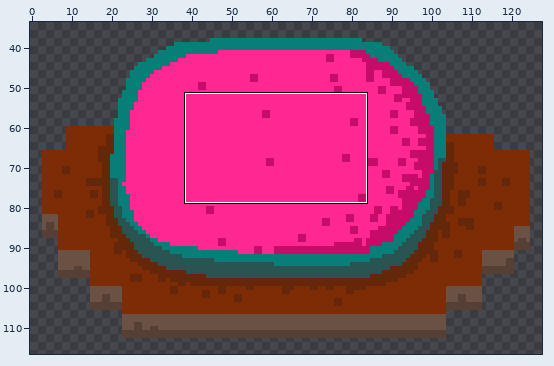
Sprite sheet, stored at assets/img/game/QTE/bouton_01b.png. Above, an overview of the earlier version with the close-up marked.
Close-up. Before:
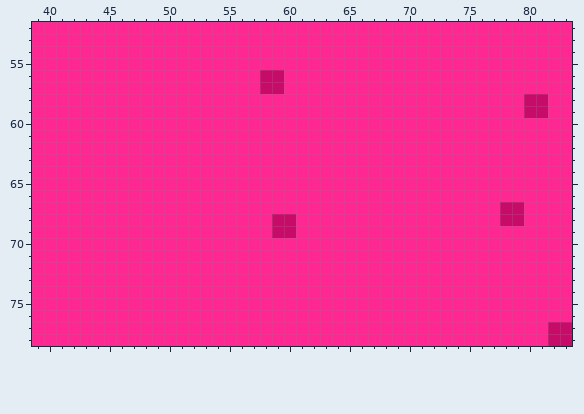
The file is 128x128 pixels. Shown: x 39..83, y 52..78. The wide view leaves out empty margins.
And afterwards:
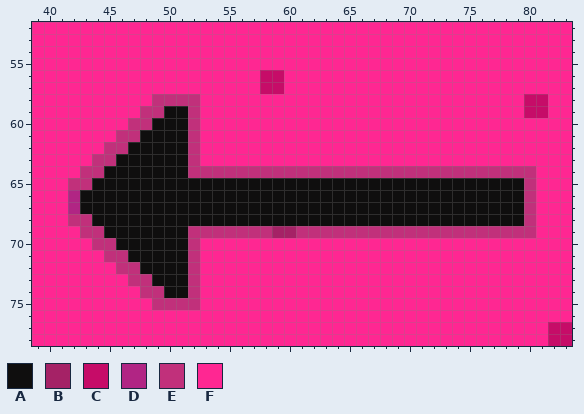
Palette (. is transparent): A #0f0e0e  B #a52266  C #c60c68  D #b12584  E #c1307b  F #ff2792
Difference:
@@ x 39..83 @@
 57 FFFFFFFFFFFFFFFFFFFCCFFFFFFFFFFFFFFFFFFFFFFFF
-58 FFFFFFFFFFFFFFFFFFFFFFFFFFFFFFFFFFFFFFFFFCCFF
-59 FFFFFFFFFFFFFFFFFFFFFFFFFFFFFFFFFFFFFFFFFCCFF
-60 FFFFFFFFFFFFFFFFFFFFFFFFFFFFFFFFFFFFFFFFFFFFF
-61 FFFFFFFFFFFFFFFFFFFFFFFFFFFFFFFFFFFFFFFFFFFFF
-62 FFFFFFFFFFFFFFFFFFFFFFFFFFFFFFFFFFFFFFFFFFFFF
-63 FFFFFFFFFFFFFFFFFFFFFFFFFFFFFFFFFFFFFFFFFFFFF
-64 FFFFFFFFFFFFFFFFFFFFFFFFFFFFFFFFFFFFFFFFFFFFF
-65 FFFFFFFFFFFFFFFFFFFFFFFFFFFFFFFFFFFFFFFFFFFFF
-66 FFFFFFFFFFFFFFFFFFFFFFFFFFFFFFFFFFFFFFFFFFFFF
-67 FFFFFFFFFFFFFFFFFFFFFFFFFFFFFFFFFFFFFFFCCFFFF
-68 FFFFFFFFFFFFFFFFFFFFCCFFFFFFFFFFFFFFFFFCCFFFF
-69 FFFFFFFFFFFFFFFFFFFFCCFFFFFFFFFFFFFFFFFFFFFFF
-70 FFFFFFFFFFFFFFFFFFFFFFFFFFFFFFFFFFFFFFFFFFFFF
-71 FFFFFFFFFFFFFFFFFFFFFFFFFFFFFFFFFFFFFFFFFFFFF
-72 FFFFFFFFFFFFFFFFFFFFFFFFFFFFFFFFFFFFFFFFFFFFF
-73 FFFFFFFFFFFFFFFFFFFFFFFFFFFFFFFFFFFFFFFFFFFFF
-74 FFFFFFFFFFFFFFFFFFFFFFFFFFFFFFFFFFFFFFFFFFFFF
-75 FFFFFFFFFFFFFFFFFFFFFFFFFFFFFFFFFFFFFFFFFFFFF
+58 FFFFFFFFFFEEEEFFFFFFFFFFFFFFFFFFFFFFFFFFFCCFF
+59 FFFFFFFFFEEAAEFFFFFFFFFFFFFFFFFFFFFFFFFFFCCFF
+60 FFFFFFFFEEAAAEFFFFFFFFFFFFFFFFFFFFFFFFFFFFFFF
+61 FFFFFFFEEAAAAEFFFFFFFFFFFFFFFFFFFFFFFFFFFFFFF
+62 FFFFFFEEAAAAAEFFFFFFFFFFFFFFFFFFFFFFFFFFFFFFF
+63 FFFFFEEAAAAAAEFFFFFFFFFFFFFFFFFFFFFFFFFFFFFFF
+64 FFFFEEAAAAAAAEEEEEEEEEEEEEEEEEEEEEEEEEEEEEFFF
+65 FFFEEAAAAAAAAAAAAAAAAAAAAAAAAAAAAAAAAAAAAEFFF
+66 FFFDAAAAAAAAAAAAAAAAAAAAAAAAAAAAAAAAAAAAAEFFF
+67 FFFDAAAAAAAAAAAAAAAAAAAAAAAAAAAAAAAAAAAAAEFFF
+68 FFFEEAAAAAAAAAAAAAAAAAAAAAAAAAAAAAAAAAAAAEFFF
+69 FFFFEEAAAAAAAEEEEEEEBBEEEEEEEEEEEEEEEEEEEEFFF
+70 FFFFFEEAAAAAAEFFFFFFFFFFFFFFFFFFFFFFFFFFFFFFF
+71 FFFFFFEEAAAAAEFFFFFFFFFFFFFFFFFFFFFFFFFFFFFFF
+72 FFFFFFFEEAAAAEFFFFFFFFFFFFFFFFFFFFFFFFFFFFFFF
+73 FFFFFFFFEEAAAEFFFFFFFFFFFFFFFFFFFFFFFFFFFFFFF
+74 FFFFFFFFFEEAAEFFFFFFFFFFFFFFFFFFFFFFFFFFFFFFF
+75 FFFFFFFFFFEEEEFFFFFFFFFFFFFFFFFFFFFFFFFFFFFFF
 76 FFFFFFFFFFFFFFFFFFFFFFFFFFFFFFFFFFFFFFFFFFFFF
